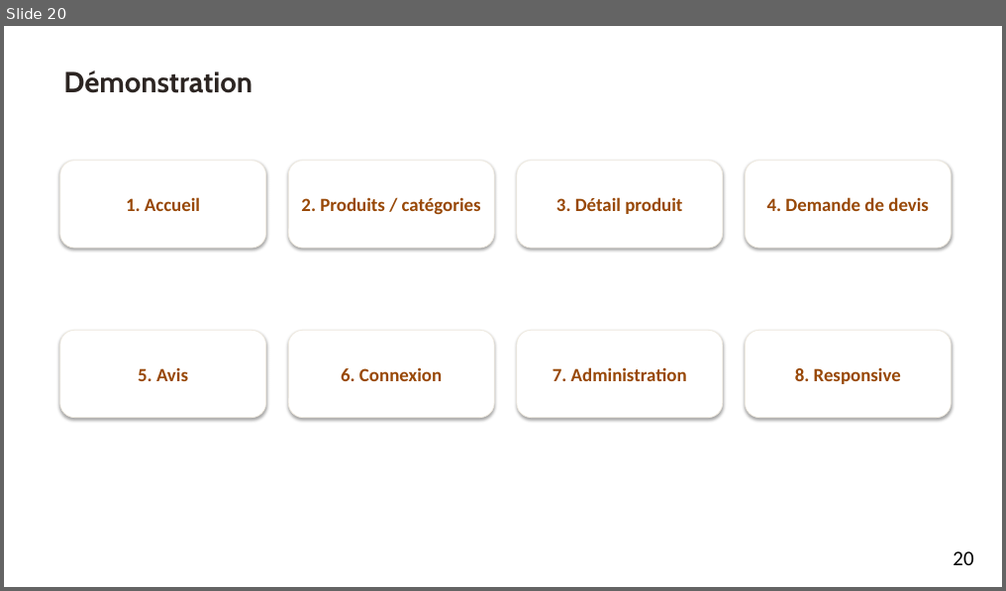
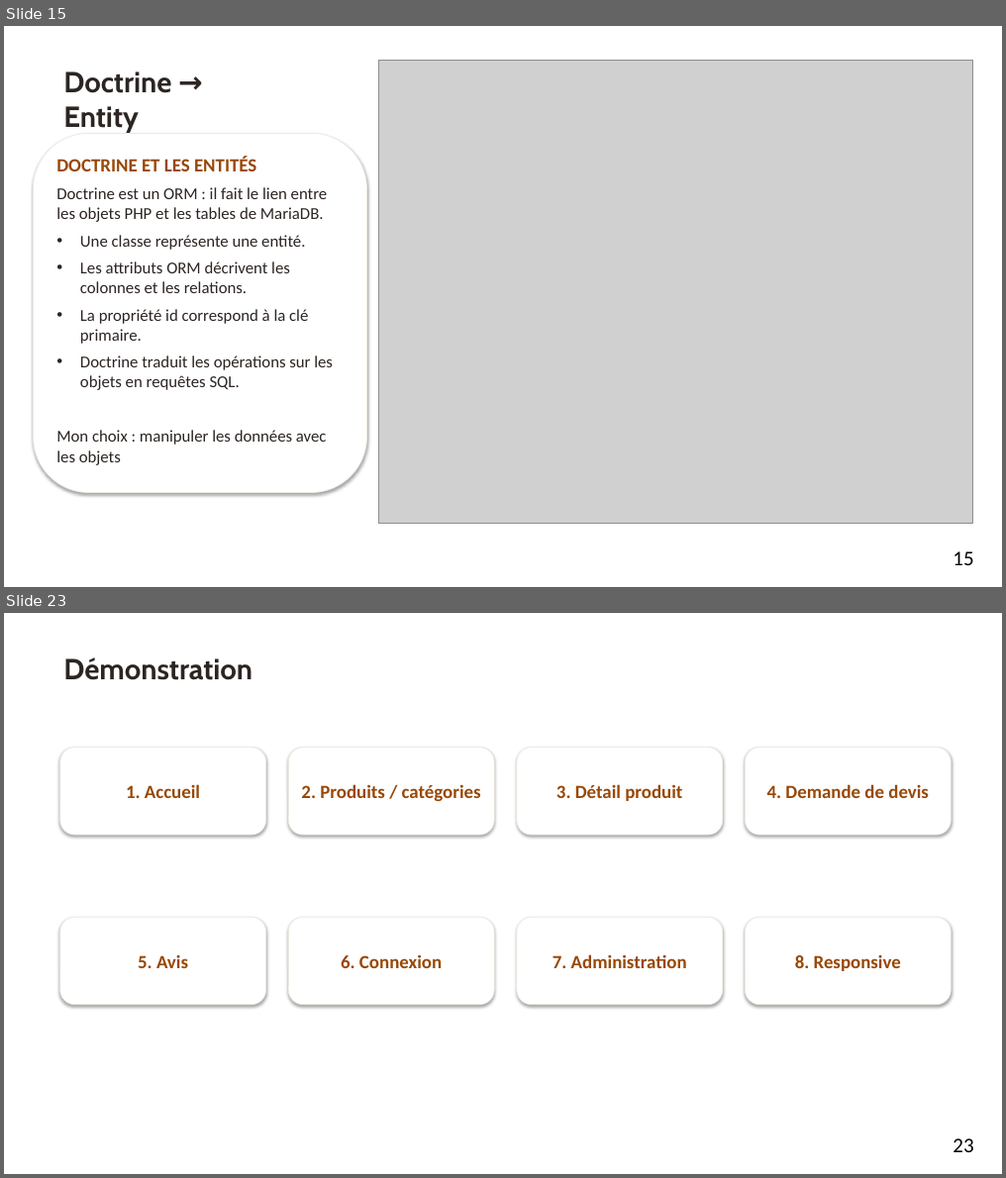
Before and after one commit to aureopires/projet_broderie, a slide deck: output/Aureo_Ruffier_Presentation_Projet.pptx. Shown one above the other, each under a label of ours: slide 20 before the commit, slides 15 and 23 after it; the slides between them are not shown. The pictures are 1006x591 and 1006x1178 pixels, drawn with LibreOffice and Linux fonts; fonts in the diff are those of the drawing; grey boxes stand for pictures; background and template pictures are left out. Boxes give left, top, right and bottom in pixels: in the first picture for what was removed or moved away, otherwise in the second. Text is boxed around its words. In the diff, an @@ line names an element or a change of style, - is before the commit and + after.

```diff
--- a/output/Aureo_Ruffier_Presentation_Projet.pptx
+++ b/output/Aureo_Ruffier_Presentation_Projet.pptx
@@ slide 15 added at (x1=4, y1=26, x2=1002, y2=587), background picture (left out) @@
@@ text added at (x1=63, y1=72, x2=171, y2=133), 28 pt, text #2C2522, bold @@
+Doctrine → Entity
@@ picture added at (x1=378, y1=60, x2=972, y2=523) @@
@@ rounded rectangle added at (x1=33, y1=133, x2=367, y2=492), fill #FFFFFF, outline #EFEAE0 0.75 pt, 16 pt, text #2C2522 @@
+DOCTRINE ET LES ENTITÉS
+Doctrine est un ORM : il fait le lien entre les objets PHP et les tables de MariaDB.
+• Une classe représente une entité.
+• Les attributs ORM décrivent les colonnes et les relations.
+• La propriété id correspond à la clé primaire.
+• Doctrine traduit les opérations sur les objets en requêtes SQL.
+Mon choix : manipuler les données avec les objets
@@ page number added at (x1=952, y1=552, x2=973, y2=566), 20 pt, text #000000 @@
+15
@@ what was slide 20 is now slide 23 @@
@@ page number at (x1=952, y1=1139, x2=973, y2=1153): text changed @@
-20
+23
```
Also in this commit, not shown: 13 slides changed, 11 other slides added, 8 slides removed, 4 other files.
